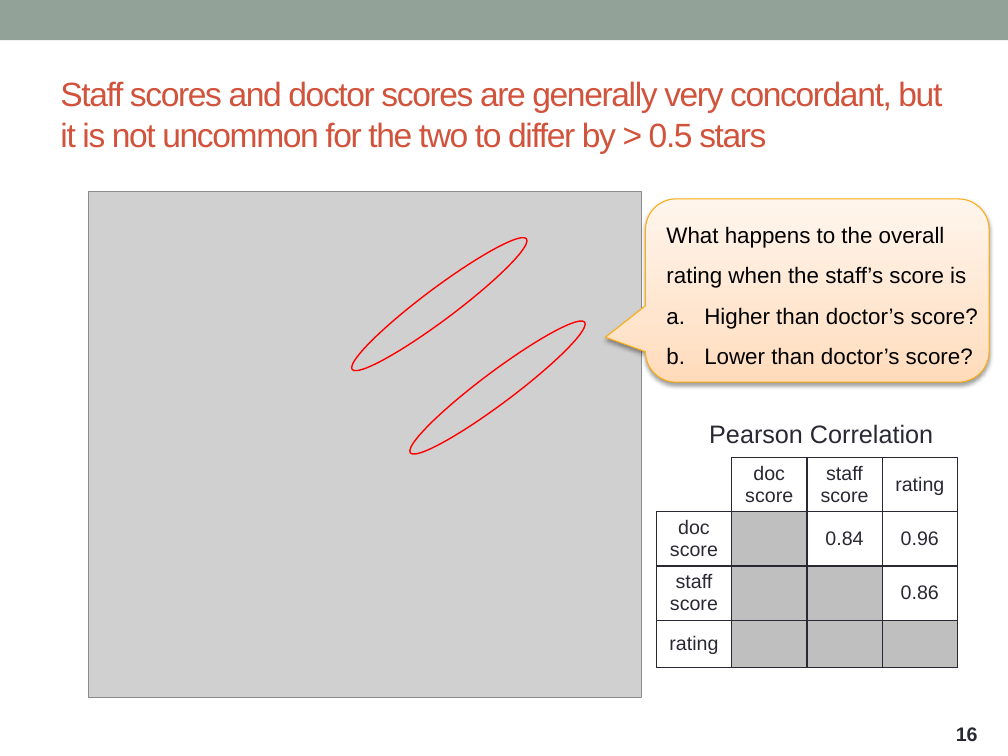
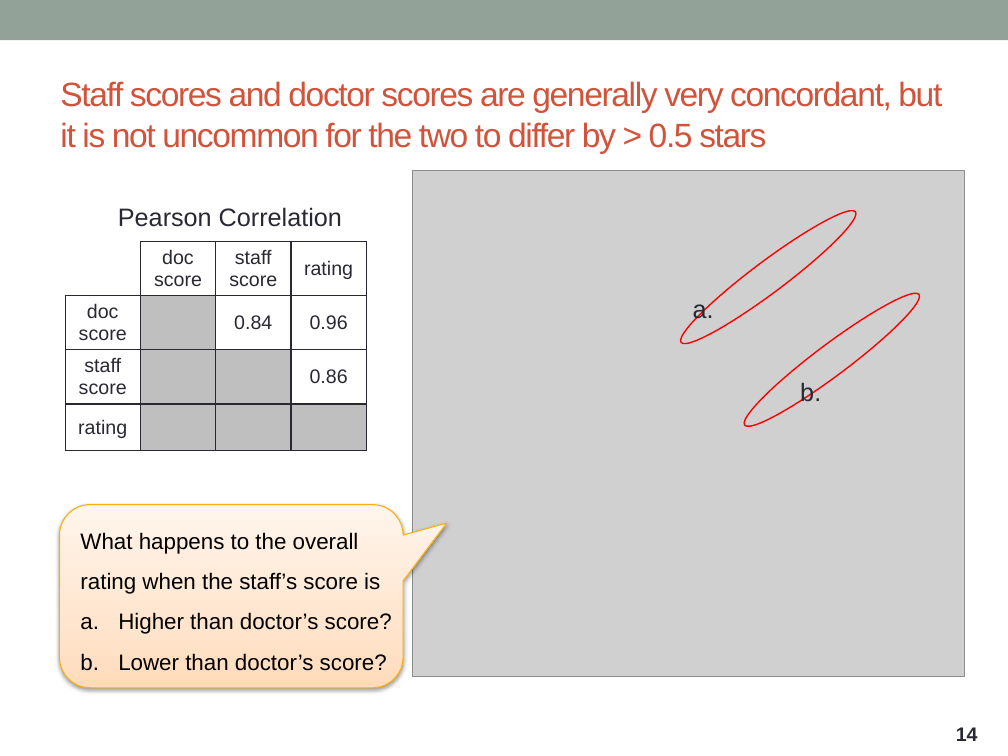
Before and after one commit to ntdsyq/webscraping_healthgrades, a slide deck: slide 14 of 2019-01-28 Webscraping project presentation (healthgrades physician reviews).pptx (slide 16 before the commit). Drawn at 1008x756 pixels with LibreOffice and Linux fonts; fonts in the diff are those of the drawing; grey boxes stand for pictures. Boxes give left, top, right and bottom in pixels: in the first picture for what was removed or moved away, otherwise in the second. Text is boxed around its words. In the diff, an @@ line names an element or a change of style, - is before the commit and + after.

```diff
--- a/2019-01-28 Webscraping project presentation (healthgrades physician reviews).pptx
+++ b/2019-01-28 Webscraping project presentation (healthgrades physician reviews).pptx
@@ picture: place and size @@
-picture at (89,192,641,698)
+picture at (412,170,965,676)
@@ text "Pearson Correlation": place and size @@
-text "Pearson Correlation" at (709,424,933,444)
+text "Pearson Correlation" at (118,207,342,227)
@@ ellipse: place and size @@
-ellipse at (343,226,536,382)
+ellipse at (672,199,865,354)
@@ table: place and size @@
-table at (656,458,959,675)
+table at (66,242,368,460)
@@ ellipse: place and size @@
-ellipse at (400,310,593,465)
+ellipse at (735,282,928,437)
@@ text added at (693,300,714,323), 18 pt, text #292934 @@
+a.
@@ text added at (800,382,821,402), 18 pt, text #292934 @@
+b.
@@ rounded speech box "What happens to the overall ...": place and size @@
-rounded speech box "What happens to the overall ..." at (645,199,989,382)
+rounded speech box "What happens to the overall ..." at (59,505,403,688)
@@ rounded speech box "What happens to the overall ..." at (59,505,403,688): proportions changed @@
@@ page number at (956,727,978,741): text changed @@
-16
+14
```
Also in this commit, not shown: 3 other slides changed, 4 slides added, 9 other files.
